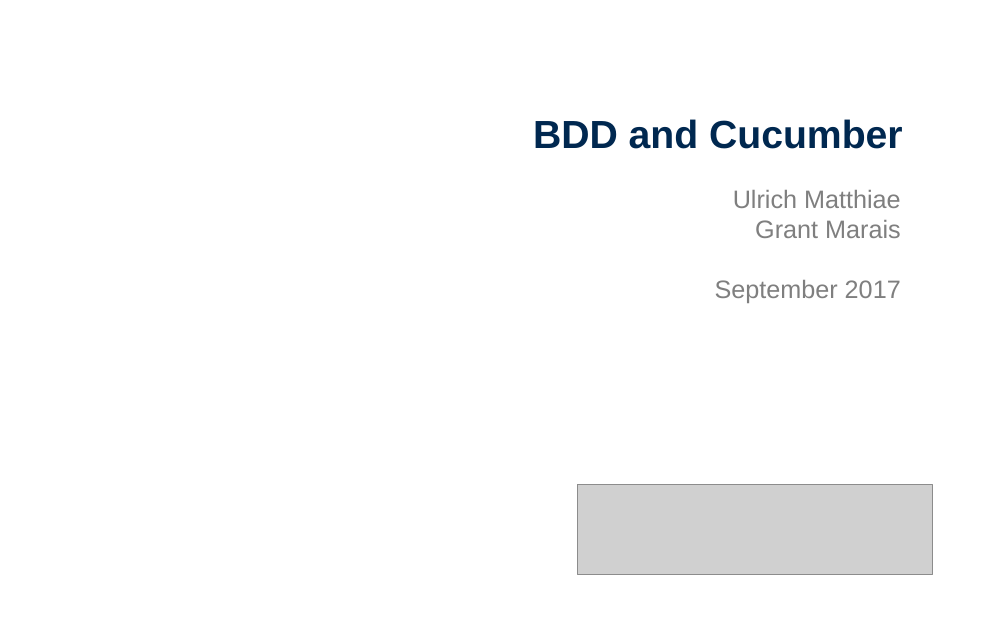
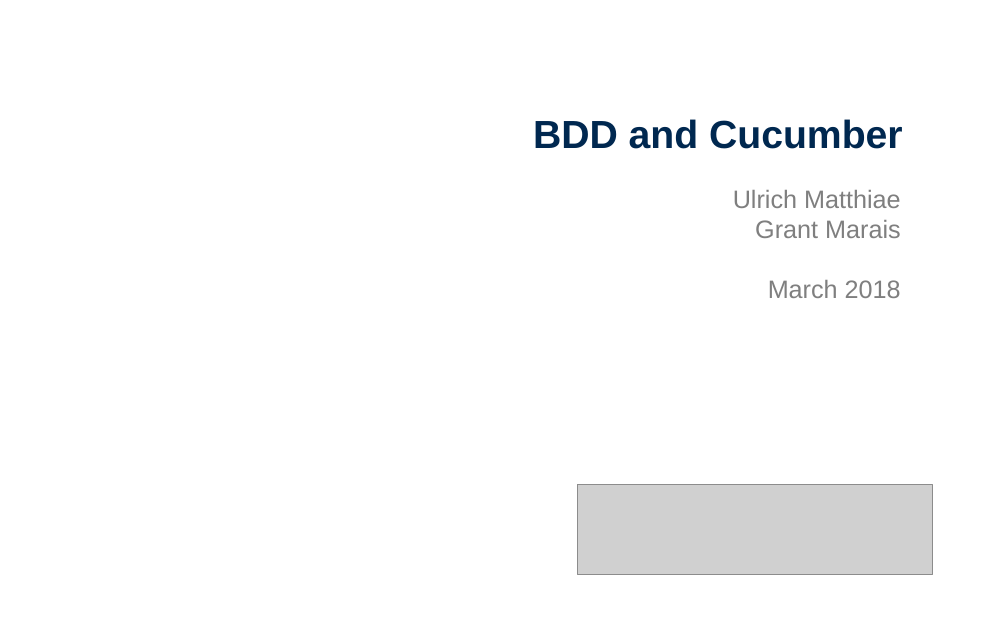
Before and after one commit to ulrich-matthiae/Dojo_BDD, a slide deck: slide 1 of content/Entelect - BDD - Dojo - 2017.pptx. Drawn at 1008x630 pixels with LibreOffice and Linux fonts; fonts in the diff are those of the drawing; grey boxes stand for pictures; background and template pictures are left out. Boxes give left, top, right and bottom in pixels: in the first picture for what was removed or moved away, otherwise in the second. Text is boxed around its words. In the diff, an @@ line names an element or a change of style, - is before the commit and + after.

```diff
--- a/content/Entelect - BDD - Dojo - 2017.pptx
+++ b/content/Entelect - BDD - Dojo - 2017.pptx
@@ text at box(768, 280, 901, 298): text changed @@
-September 2017
+March 2018
```
Also in this commit, not shown: 1 other slide changed, 3 other files.
